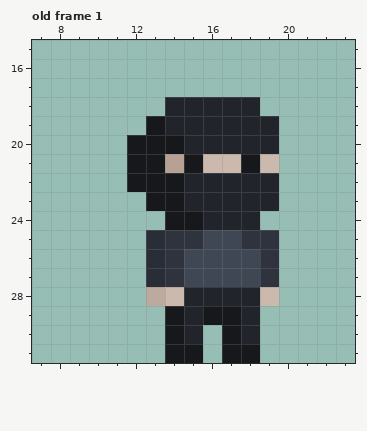
Two versions of one pixel-art file, assets_raw/enemy.aseprite. The picture above was drawn from the file before the commit.
32x32 pixels, 42 frames. Shown: old frame 1: x 7..23, y 15..31. The commit also changed other frames, which this record leaves out.
Once edited:
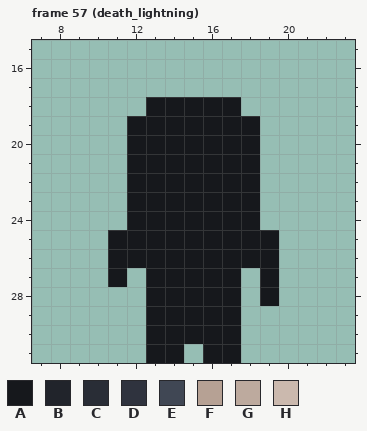
Palette (. is transparent): A #16181c  B #21242b  C #292d36  D #2f333e  E #404754  F #b6a194  G #bdaa9e  H #cbb9ae
A new or re-ordered frame is compared with the old frame closest to it.
Log entry: enemy lightning death animation
Change:
frames 42 -> 61
--- frame 57 (death_lightning) is new; against old frame 1
@@ x 7..23 @@
 17 .................
-18 .......BBBBB.....
-19 ......ABBBBBB....
-20 .....AAABBBBB....
-21 .....AAFAHHAH....
-22 .....AAABBBBB....
-23 ......AABBBBB....
-24 .......AABBB.....
-25 ......CDDEEDD....
-26 ......CDEEEED....
-27 ......CDEEEED....
-28 ......GHBBBBH....
-29 .......ABAAB.....
-30 .......AB.AB.....
-31 .......AA.AA.....
+18 ......AAAAA......
+19 .....AAAAAAA.....
+20 .....AAAAAAA.....
+21 .....AAAAAAA.....
+22 .....AAAAAAA.....
+23 .....AAAAAAA.....
+24 .....AAAAAAA.....
+25 ....AAAAAAAAA....
+26 ....AAAAAAAAA....
+27 ....A.AAAAA.A....
+28 ......AAAAA.A....
+29 ......AAAAA......
+30 ......AAAAA......
+31 ......AA.AA......
Boxes around the changes in both pictures, in picture pixels (x1, y1, x2, y2):
changed: (108, 97, 279, 363)
